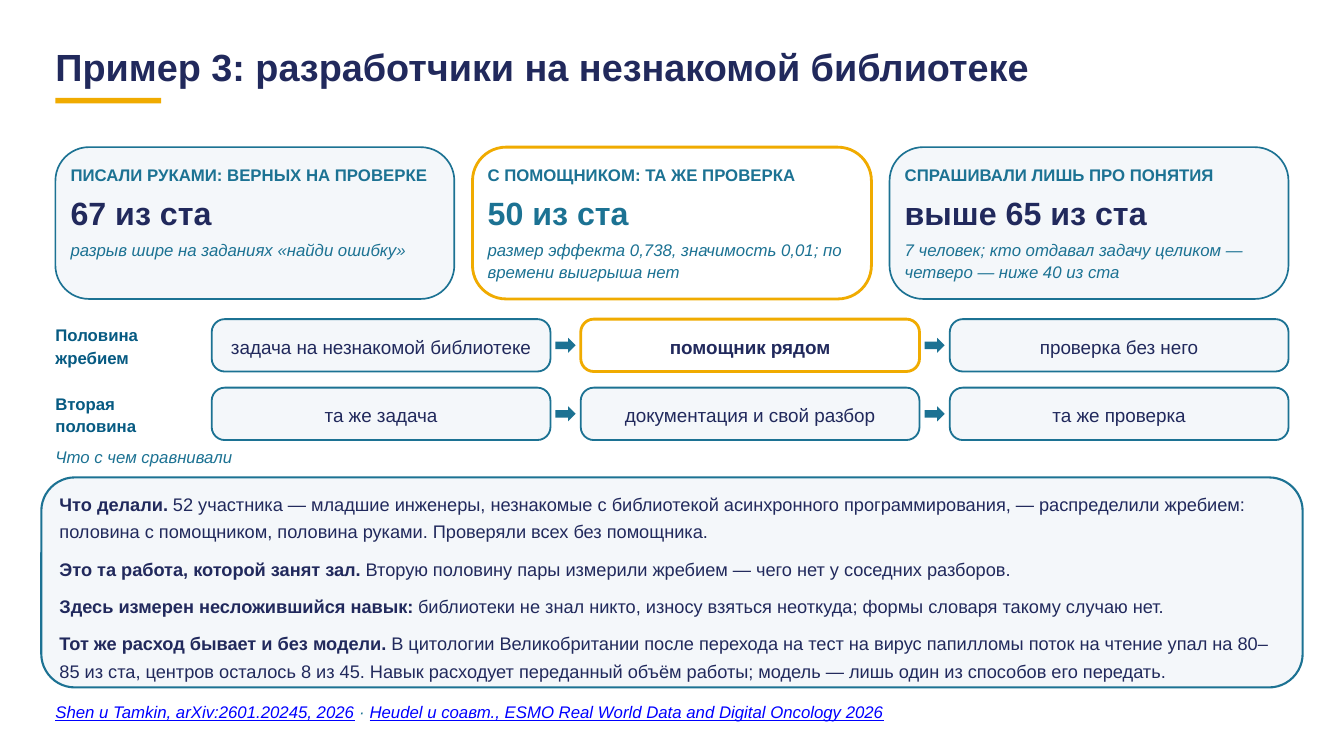
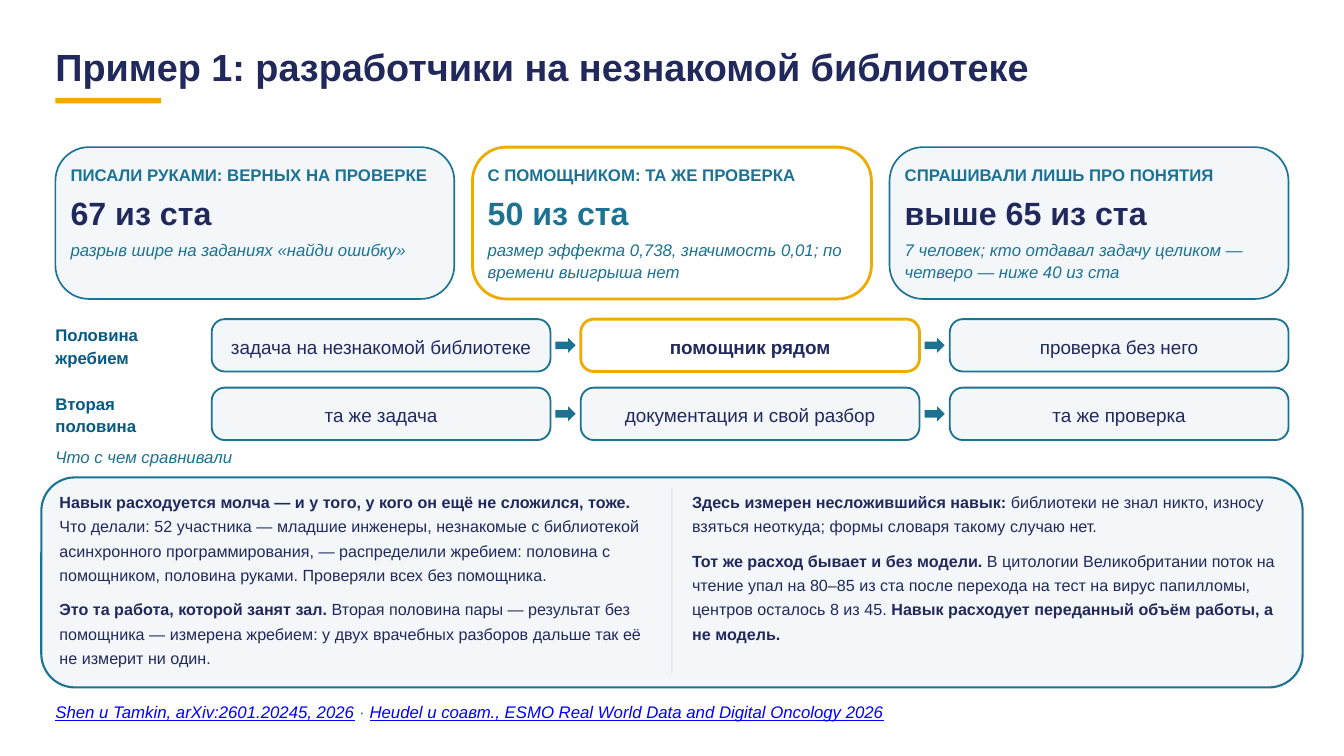
Before and after one commit to tellina-study/AI-usage-lessons, a slide deck: slide 73 of library/lectures/lec-07/rework/deck/lec-07-karkas.pptx (slide 80 before the commit). Drawn at 1344x756 pixels with LibreOffice and Linux fonts; fonts in the diff are those of the drawing. Boxes give left, top, right and bottom in pixels: in the first picture for what was removed or moved away, otherwise in the second. Text is boxed around its words. In the diff, an @@ line names an element or a change of style, - is before the commit and + after.

```diff
--- a/library/lectures/lec-07/rework/deck/lec-07-karkas.pptx
+++ b/library/lectures/lec-07/rework/deck/lec-07-karkas.pptx
@@ text at <box>55,53,1029,89</box>: text changed @@
-Пример 3: разработчики на незнакомой библиотеке
+Пример 1: разработчики на незнакомой библиотеке
@@ text at <box>59,497,641,668</box>: text changed; size 13 to 11.5 pt @@
-Что делали. 52 участника — младшие инженеры, незнакомые с библиотекой асинхронного программирования, — распределили жребием: половина с помощником, половина руками. Проверяли всех без помощника.
-Это та работа, которой занят зал. Вторую половину пары измерили жребием — чего нет у соседних разборов.
-Здесь измерен несложившийся навык: библиотеки не знал никто, износу взяться неоткуда; формы словаря такому случаю нет.
-Тот же расход бывает и без модели. В цитологии Великобритании после перехода на тест на вирус папилломы поток на чтение упал на 80–85 из ста, центров осталось 8 из 45. Навык расходует переданный объём работы; модель — лишь один из способов его передать.
+Навык расходуется молча — и у того, у кого он ещё не сложился, тоже. Что делали: 52 участника — младшие инженеры, незнакомые с библиотекой асинхронного программирования, — распределили жребием: половина с помощником, половина руками. Проверяли всех без помощника.
+Это та работа, которой занят зал. Вторая половина пары — результат без помощника — измерена жребием: у двух врачебных разборов дальше так её не измерит ни один.
@@ rectangle added at <box>671,488,673,674</box>, fill #D9E2EC @@
@@ text added at <box>692,496,1275,643</box>, 11.5 pt, text #21295C @@
+Здесь измерен несложившийся навык: библиотеки не знал никто, износу взяться неоткуда; формы словаря такому случаю нет.
+Тот же расход бывает и без модели. В цитологии Великобритании поток на чтение упал на 80–85 из ста после перехода на тест на вирус папилломы, центров осталось 8 из 45. Навык расходует переданный объём работы, а не модель.
```
Also in this commit, not shown: 10 other slides changed, 2 slides added, 8 slides removed, 39 other files.
